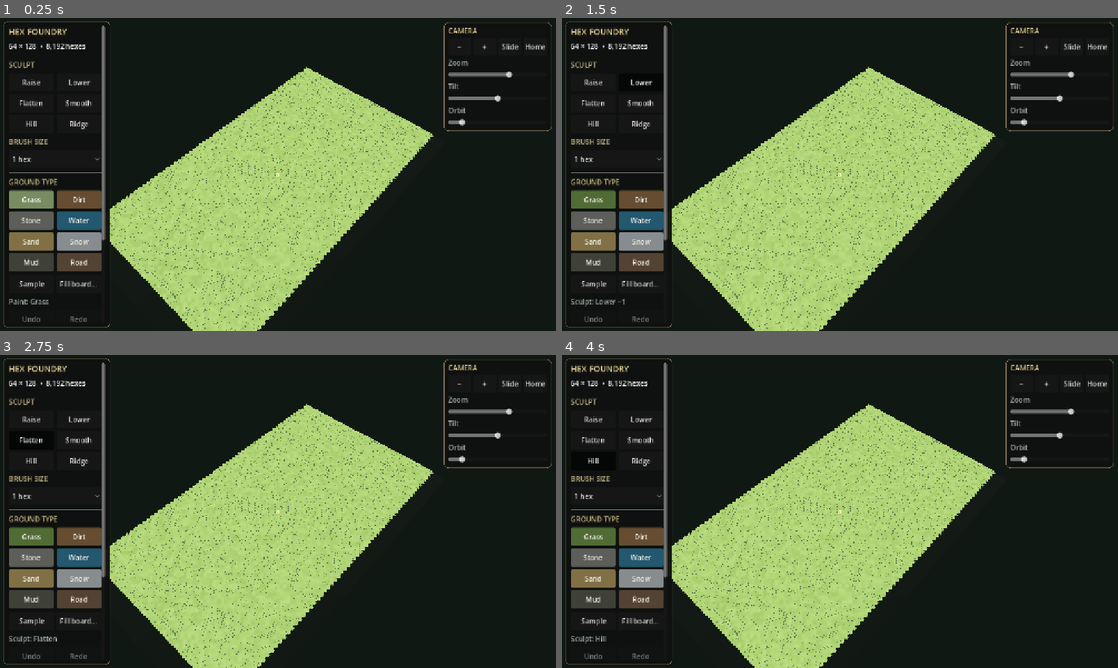
Above: before the commit, frames 1-4 (two rows, left to right).
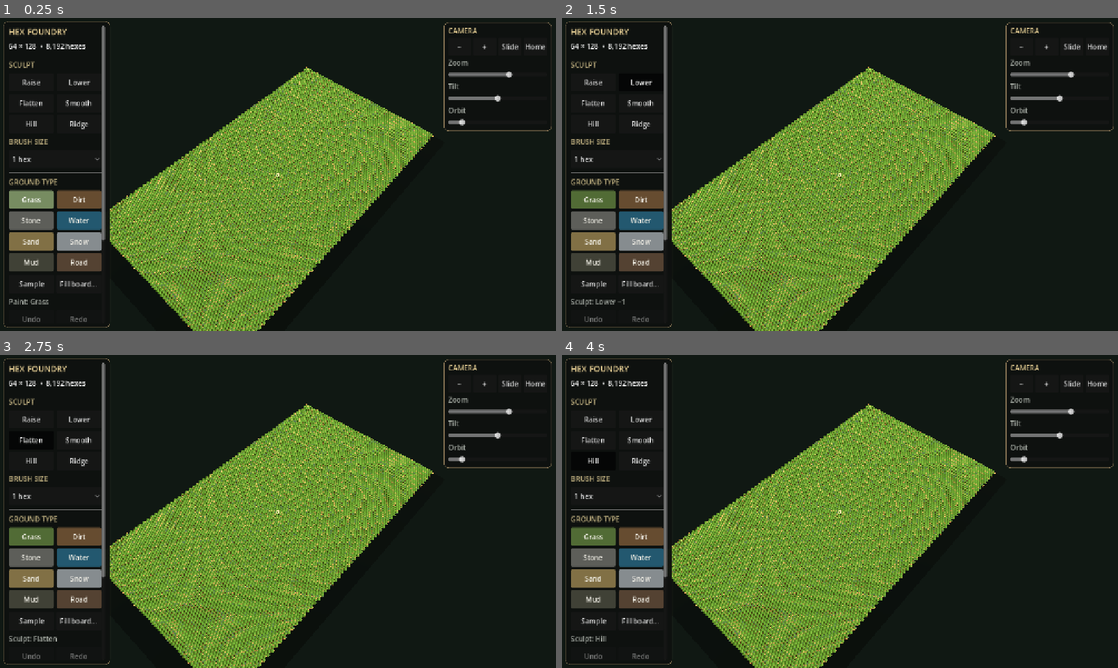
Above: after the commit, the same moments.

Repository: tpylman90-ctrl/MapbuilderhexmapSR
Game: Godot game, scene res://scenes/main.tscn
Same seed, same stepped clock (60 frames per second), same inputs: the game is played once before the commit and once after it.
Inputs:
- Up to frame 1 (0.25 s): no input
- Up to frame 2 (1.5 s): click "Raise" at 0.5 s; click "Lower" at 1.25 s
- Up to frame 3 (2.75 s): click "Flatten" at 2 s
- Up to frame 4 (4 s): click "Smooth" at 2.75 s; click "Hill" at 3.5 s

The runs differ from the first frame. In frame 1, 25% of the frame differs, in the area x 19-78%, y 15-100%; in frame 2, 25%; in frame 3, 25%; in frame 4, 25%.

Commit message:
Add procedural sandstone texture and balance light

Diff:
--- a/assets/materials/cliff_rock_texture.gdshader
+++ b/assets/materials/cliff_rock_texture.gdshader
@@ -1,9 +1,9 @@
 shader_type spatial;
-render_mode diffuse_toon, specular_disabled, cull_disabled;
+render_mode diffuse_burley, specular_disabled, cull_disabled;
 
 uniform vec3 cliff_color : source_color = vec3(0.62, 0.50, 0.34);
 uniform float slope_threshold : hint_range(0.0, 1.0) = 0.68;
-uniform float blend_sharpness : hint_range(0.0, 0.2) = 0.04;
+uniform float blend_sharpness : hint_range(0.0, 0.2) = 0.06;
 
 float hash3(vec3 p) {
 	p = fract(p * 0.1031);
@@ -34,13 +34,21 @@
 	float slope = dot(world_normal, vec3(0.0, 1.0, 0.0));
 	float top_blend = smoothstep(slope_threshold - blend_sharpness, slope_threshold + blend_sharpness, slope);
 
-	// Broad color blocks follow the hand-built facets; low crevice values fake contact shade
-	// on the Mobile renderer, where screen-space ambient occlusion is unavailable.
-	float broad_facet = value_noise(world_position * vec3(0.75, 0.38, 0.75));
-	float crevice_shade = mix(0.88, 1.08, broad_facet);
-	vec3 vertex_stone = mix(cliff_color, COLOR.rgb, 0.25);
-	vec3 faceted_rock = vertex_stone * crevice_shade;
-	vec3 upper_edge = COLOR.rgb * mix(0.96, 1.04, broad_facet);
-	ALBEDO = mix(faceted_rock, upper_edge, top_blend * 0.65);
-	ROUGHNESS = 0.94;
+	// Layered triplanar-style world noise gives the flat rock planes a mineral surface.
+	float broad = value_noise(world_position * vec3(0.72, 0.38, 0.72));
+	float medium = value_noise(world_position * vec3(3.4, 2.0, 3.4));
+	float grain = value_noise(world_position * vec3(13.0, 8.0, 13.0));
+	float warp = value_noise(world_position * vec3(1.2, 0.7, 1.2));
+	float strata_wave = sin(world_position.y * 6.0 + (warp - 0.5) * 3.0);
+	float strata = 1.0 - smoothstep(0.74, 0.94, abs(strata_wave));
+	float mineral = broad * 0.48 + medium * 0.34 + grain * 0.18;
+	vec3 dark_tan = cliff_color * 0.70;
+	vec3 light_tan = cliff_color * 1.26;
+	vec3 mineral_color = mix(dark_tan, light_tan, smoothstep(0.22, 0.78, mineral));
+	vec3 rock = mix(mineral_color, COLOR.rgb, 0.30);
+	rock *= 0.94 + grain * 0.12;
+	rock *= 1.0 - strata * 0.12;
+	vec3 upper_edge = COLOR.rgb * mix(0.96, 1.04, broad);
+	ALBEDO = mix(rock, upper_edge, top_blend * 0.65);
+	ROUGHNESS = mix(0.88, 0.98, grain);
 }
--- a/assets/materials/terrain_surface.gdshader
+++ b/assets/materials/terrain_surface.gdshader
@@ -1,8 +1,9 @@
 shader_type spatial;
-render_mode unshaded, cull_disabled;
+render_mode diffuse_burley, specular_disabled, cull_disabled;
 
-uniform float macro_scale = 0.55;
-uniform float detail_scale = 4.2;
+uniform vec3 cliff_color : source_color = vec3(0.62, 0.50, 0.34);
+uniform float slope_threshold : hint_range(0.0, 1.0) = 0.68;
+uniform float blend_sharpness : hint_range(0.0, 0.2) = 0.06;
 
 float hash3(vec3 p) {
 	p = fract(p * 0.1031);
@@ -14,8 +15,7 @@
 	vec3 cell = floor(p);
 	vec3 local = fract(p);
 	local = local * local * (3.0 - 2.0 * local);
-
-	float c000 = hash3(cell + vec3(0.0, 0.0, 0.0));
+	float c000 = hash3(cell);
 	float c100 = hash3(cell + vec3(1.0, 0.0, 0.0));
 	float c010 = hash3(cell + vec3(0.0, 1.0, 0.0));
 	float c110 = hash3(cell + vec3(1.0, 1.0, 0.0));
@@ -23,7 +23,6 @@
 	float c101 = hash3(cell + vec3(1.0, 0.0, 1.0));
 	float c011 = hash3(cell + vec3(0.0, 1.0, 1.0));
 	float c111 = hash3(cell + vec3(1.0, 1.0, 1.0));
-
 	float low_plane = mix(mix(c000, c100, local.x), mix(c010, c110, local.x), local.y);
 	float high_plane = mix(mix(c001, c101, local.x), mix(c011, c111, local.x), local.y);
 	return mix(low_plane, high_plane, local.z);
@@ -31,9 +30,13 @@
 
 void fragment() {
 	vec3 world_position = (MODEL_MATRIX * vec4(VERTEX, 1.0)).xyz;
-	float broad = value_noise(world_position * macro_scale);
-	float detail = value_noise(world_position * detail_scale);
-	float mottling = 0.90 + broad * 0.14 + detail * 0.06;
+	vec3 world_normal = normalize((INV_VIEW_MATRIX * vec4(NORMAL, 0.0)).xyz);
+	float slope = dot(world_normal, vec3(0.0, 1.0, 0.0));
+	float top_blend = smoothstep(slope_threshold - blend_sharpness, slope_threshold + blend_sharpness, slope);
 
-	ALBEDO = COLOR.rgb * mottling;
+	float broad = value_noise(world_position * 0.72);
+	vec3 top_surface = COLOR.rgb * 0.74 * mix(0.96, 1.04, broad);
+	vec3 exposed_rock = cliff_color * mix(0.96, 1.06, broad);
+	ALBEDO = mix(exposed_rock, top_surface, top_blend);
+	ROUGHNESS = 0.96;
 }
--- a/scenes/main.tscn
+++ b/scenes/main.tscn
@@ -16,3 +16,5 @@
 [node name="DirectionalLight3D" type="DirectionalLight3D" parent="."]
 rotation = Vector3(-0.8, -0.5, 0)
 shadow_enabled = true
+light_angular_distance = 1.8
+light_energy = 0.68
--- a/scripts/hex_board_view.gd
+++ b/scripts/hex_board_view.gd
@@ -37,7 +37,7 @@
 	environment.background_color = Color("101813")
 	environment.ambient_light_source = Environment.AMBIENT_SOURCE_COLOR
 	environment.ambient_light_color = Color("c5bea8")
-	environment.ambient_light_energy = 0.30
+	environment.ambient_light_energy = 0.43
 	environment.tonemap_mode = Environment.TONE_MAPPER_ACES
 	world.environment = environment
 	add_child(world)
